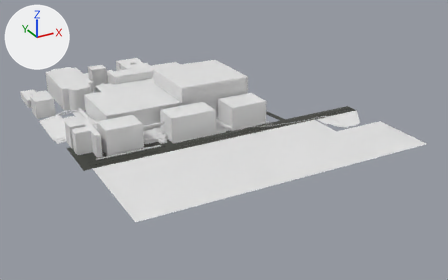
A saved change to the Blender file VRCoasterUnity/VRCoaster/Assets/VRCoaster.blend.
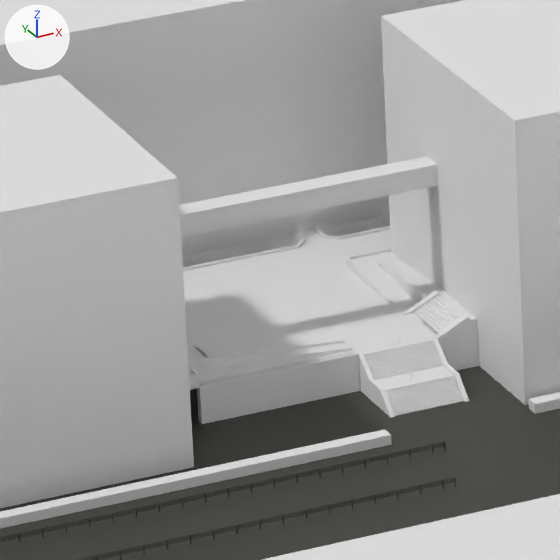
The first picture shows the older version from a 50 mm camera at (-329.0, -536.0, 235.0) aimed at (-44.0, -18.0, -24.0). The close-ups show both versions on the part from 28% to 39% of the width and 39% to 56% of the height of that picture; other places that the commit changed are outside them. Every picture has the same lights, and +X, +Y and +Z are marked at upper left.

The first close-up shows '円柱.063', '平面.001', '平面.004', '建物が建つ平面', '立方体.001', '立方体.002', '立方体.003', '立方体.023', '立方体.034', '立方体.047', '立方体.078', '立方体.080'.
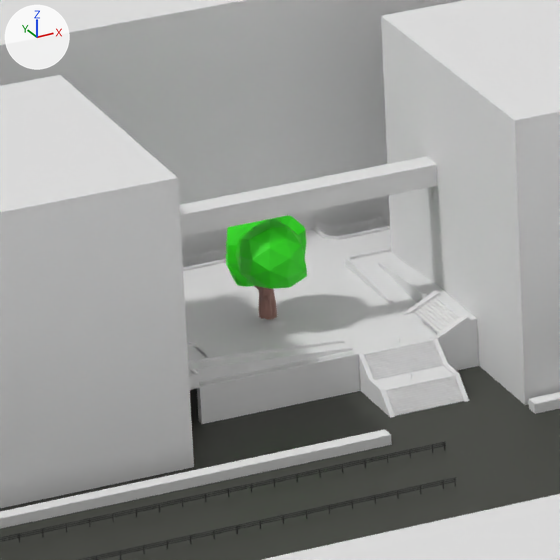
Location of each change, [x1, y1, x2, y2] in pixels of the close-ups (560 x 560 px):
'Icosphere', added (green): after [226, 215, 307, 289]
'Cylinder', added (brown): after [254, 286, 277, 320]

Patch to the scene script:
```diff
--- a/VRCoasterUnity/VRCoaster/Assets/VRCoaster.blend.py
+++ b/VRCoasterUnity/VRCoaster/Assets/VRCoaster.blend.py
@@ mat_木 @@
+mat_木 = principled_material('木')
+mat_木.base_color = (0.0249, 0.8, 0.00432)  # green #2ce70e
@@ mat_枝 @@
+mat_枝 = principled_material('枝')
+mat_枝.base_color = (0.334, 0.173, 0.142)  # brown #9c7369
@@ me_icosphere_001 @@
+me_icosphere_001.from_pydata(...)  # 168 vertices, 320 faces; spans x -2.2..1.12, y -2.28..1.66, z -1.68..1.31
+me_icosphere_001.materials.append(mat_木)  # green #2ce70e
@@ me_cylinder_000 @@
+me_cylinder_000.from_pydata(...)  # 560 vertices, 1028 faces; spans x -4.1..5.9, y -5.6..3.7, z -1.6..15.5
+me_cylinder_000.materials.append(mat_枝)  # brown #9c7369
@@ ob_icosphere @@
+ob_icosphere = bpy.data.objects.new('Icosphere', me_icosphere_001)
+ob_icosphere.location = (-127.94, -28.81, 9.62)
+ob_icosphere.scale = (2.02, 2.02, 2.02)
@@ ob_cylinder @@
+ob_cylinder = bpy.data.objects.new('Cylinder', me_cylinder_000)
+ob_cylinder.location = (-129.36, -29.29, 4.06)
+ob_cylinder.scale = (0.406, 0.406, 0.406)
```
